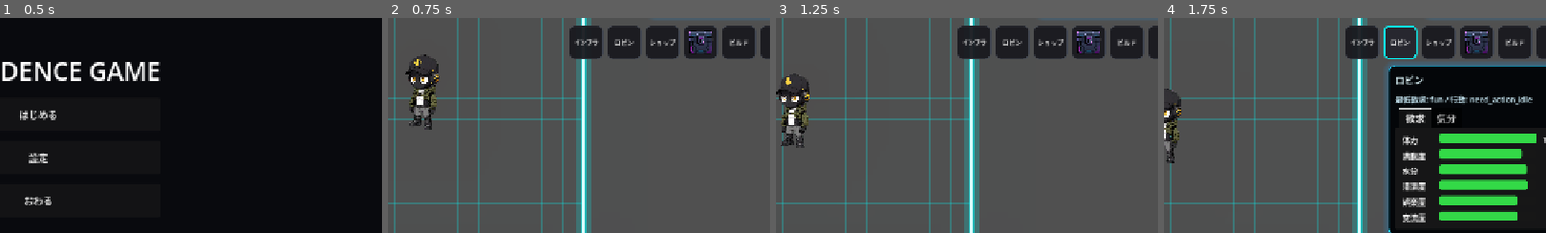
Above: before the commit, frames 1-4 (left to right).
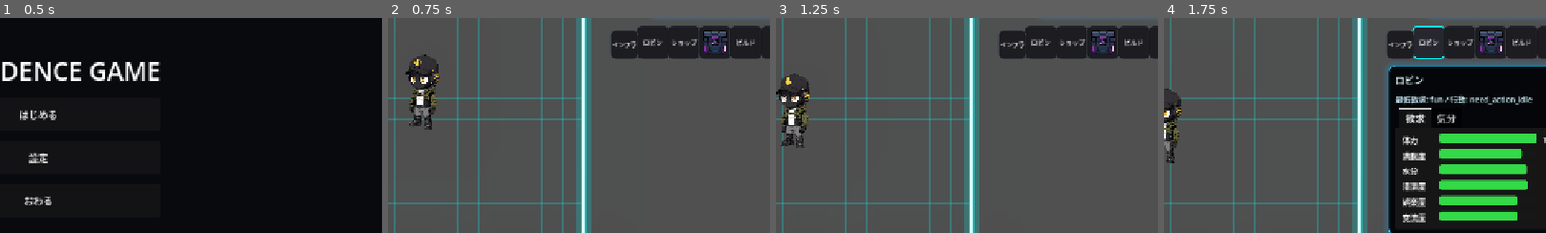
Above: after the commit, the same moments.

Repository: grimoire1089-coder/optimistic
Game: Godot game, scene res://Scenes/Boot/TitleScene.tscn
Same seed, same stepped clock (60 frames per second), same inputs: the game is played once before the commit and once after it. Sound files missing from this copy of the repository are replaced by a short silence.
Inputs:
- Up to frame 1 (0.5 s): no input
- Up to frame 2 (0.75 s): click "はじめる" at 0.5 s
- Up to frame 3 (1.25 s): no input
- Up to frame 4 (1.75 s): click "ロビン" at 1.25 s
The pictures show only the part of the screen within x 45-95%, y 23-73%; the shares and areas given below are measured in that part.

Frame 1 is identical in both runs. In frame 2, 3.7% of the frame differs, in the area x 47-98%, y 3-20%; in frame 3, 3.7%; in frame 4, 3.8%.

Commit message:
Compact right HUD buttons to fit infrastructure travel button

Diff:
--- a/Scripts/Scenes/Main/MainScene.gd
+++ b/Scripts/Scenes/Main/MainScene.gd
@@ -5,8 +5,8 @@
 const TRAVEL_BUTTONS_ROOT_SCENE_PATH := "res://Scenes/Main/Modules/MainSceneTravelButtonsRoot.tscn"
 const LOCATION_BACKGROUND_SCRIPT_PATH := "res://Scripts/Maps/Location/LocationBackgroundNode.gd"
 const DEFAULT_LOCATION_BACKGROUND_TEXTURE_PATH := "res://Assets/Maps/Location/Location_001.png"
-const RIGHT_TRAVEL_BUTTON_POSITION := Vector2(-400.0, 176.0)
-const RIGHT_TRAVEL_BUTTON_SIZE := Vector2(56.0, 56.0)
+const RIGHT_TRAVEL_BUTTON_POSITION := Vector2(-332.0, 184.0)
+const RIGHT_TRAVEL_BUTTON_SIZE := Vector2(48.0, 48.0)
 
 @onready var debug_label: Label = $CanvasLayer/DebugLabel
 @onready var robin: RobinWanderActor = $Robin
@@ -141,6 +141,7 @@
 	root.offset_top = 0.0
 	root.offset_right = 0.0
 	root.offset_bottom = 0.0
+	root.mouse_filter = Control.MOUSE_FILTER_IGNORE
 
 
 func _instantiate_scene(scene_path: String) -> Node:
@@ -179,6 +180,7 @@
 	button.offset_top = RIGHT_TRAVEL_BUTTON_POSITION.y
 	button.offset_right = RIGHT_TRAVEL_BUTTON_POSITION.x + RIGHT_TRAVEL_BUTTON_SIZE.x
 	button.offset_bottom = RIGHT_TRAVEL_BUTTON_POSITION.y + RIGHT_TRAVEL_BUTTON_SIZE.y
+	button.mouse_filter = Control.MOUSE_FILTER_STOP
 	button.mouse_default_cursor_shape = Control.CURSOR_POINTING_HAND
 	button.text = text_value
 	button.tooltip_text = tooltip_value
@@ -189,11 +191,11 @@
 	if canvas_layer == null:
 		return
 
-	_place_top_right_control(canvas_layer.get_node_or_null("RobinHudButton") as Control, Vector2(-336.0, 176.0), Vector2(56.0, 56.0))
-	_place_top_right_control(canvas_layer.get_node_or_null("ShopButton") as Control, Vector2(-272.0, 176.0), Vector2(56.0, 56.0))
-	_place_top_right_control(canvas_layer.get_node_or_null("InventoryButton") as Control, Vector2(-208.0, 176.0), Vector2(56.0, 56.0))
-	_place_top_right_control(canvas_layer.get_node_or_null("BuildModeButton") as Control, Vector2(-144.0, 176.0), Vector2(56.0, 56.0))
-	_place_top_right_control(canvas_layer.get_node_or_null("WorkCreditButton") as Control, Vector2(-80.0, 176.0), Vector2(56.0, 56.0))
+	_place_top_right_control(canvas_layer.get_node_or_null("RobinHudButton") as Control, Vector2(-280.0, 184.0), RIGHT_TRAVEL_BUTTON_SIZE)
+	_place_top_right_control(canvas_layer.get_node_or_null("ShopButton") as Control, Vector2(-228.0, 184.0), RIGHT_TRAVEL_BUTTON_SIZE)
+	_place_top_right_control(canvas_layer.get_node_or_null("InventoryButton") as Control, Vector2(-176.0, 184.0), RIGHT_TRAVEL_BUTTON_SIZE)
+	_place_top_right_control(canvas_layer.get_node_or_null("BuildModeButton") as Control, Vector2(-124.0, 184.0), RIGHT_TRAVEL_BUTTON_SIZE)
+	_place_top_right_control(canvas_layer.get_node_or_null("WorkCreditButton") as Control, Vector2(-72.0, 184.0), RIGHT_TRAVEL_BUTTON_SIZE)
 	_place_top_right_control(canvas_layer.get_node_or_null("AICharacterHud") as Control, Vector2(-328.0, 252.0), Vector2(304.0, 274.0))
 	_place_top_right_control(canvas_layer.get_node_or_null("WorkMenu") as Control, Vector2(-328.0, 252.0), Vector2(304.0, 158.0))
 
